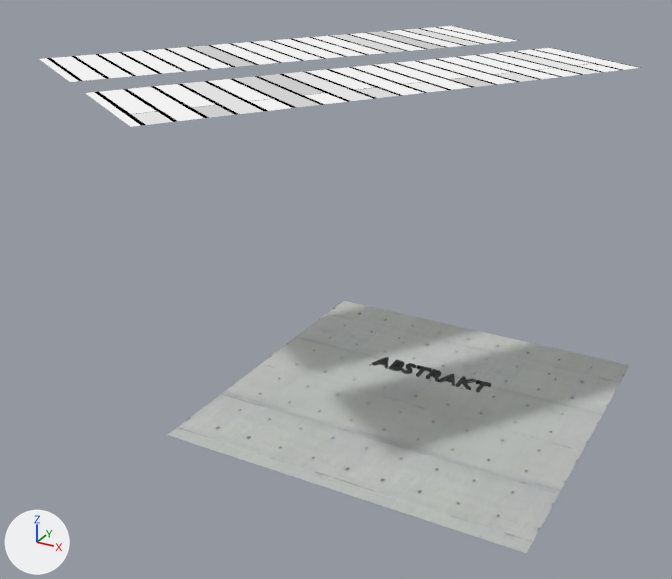
The Blender file 00_filestructure/04_Shots/lkkncr-shot-12.blend as it was, and as the next commit left it.
Before and after are seen from a 50 mm camera at (13.1, -30.4, 19.3) aimed at (-3.2, -0.8, 4.4). Arrows for +X, +Y and +Z are at lower left; the lights stay in place. Text is drawn in Blender's own font.

Names of what the first picture shows: 'Plane', 'Titel', 'kn-boden'.
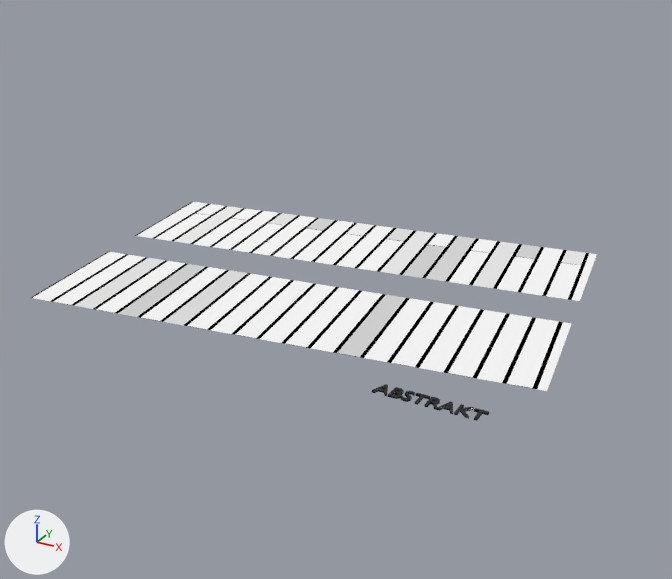
Commit message: Shot12 fertig.

What differs and where, as boxes (x1, y1, x2, y2) in the pictures (672 x 579 px):
'Plane', moved, turned: before (40, 26, 641, 127); after (31, 202, 597, 391)
'kn-boden', deleted: before (168, 301, 630, 553)
'Titel', moved: before (372, 357, 491, 392); after (372, 384, 489, 421)

Patch to the scene script:
```diff
--- a/00_filestructure/04_Shots/lkkncr-shot-12.blend.py
+++ b/00_filestructure/04_Shots/lkkncr-shot-12.blend.py
@@ ob_titel @@
 ob_titel = bpy.data.objects.new('Titel', txt_abstrakt)
-ob_titel.location = (0.0, -0.05, 1.27)
+ob_titel.location = (0.0, -0.05, 0.0)
@@ ob_plane @@
 ob_plane = bpy.data.objects.new('Plane', me_plane_002)
-ob_plane.location = (-6.75, 2.04, 13.08)
-ob_plane.rotation_euler = (0.0, 0.0, -0.582)  # degrees (0, 0, -33)
+ob_plane.location = (-2.76, -4.75, 5.24)
+ob_plane.rotation_euler = (0.0, 0.0, 1.702)  # degrees (0, 0, 98)
 ob_plane.scale = (2.51, -9.42, 0.819)
@@ ob_kn_boden @@
-ob_kn_boden = bpy.data.objects.new('kn-boden', me_plane)
-ob_kn_boden.location = (0.0, 0.0, 0.0)
-ob_kn_boden.scale = (7.06, 7.06, 7.06)
```
